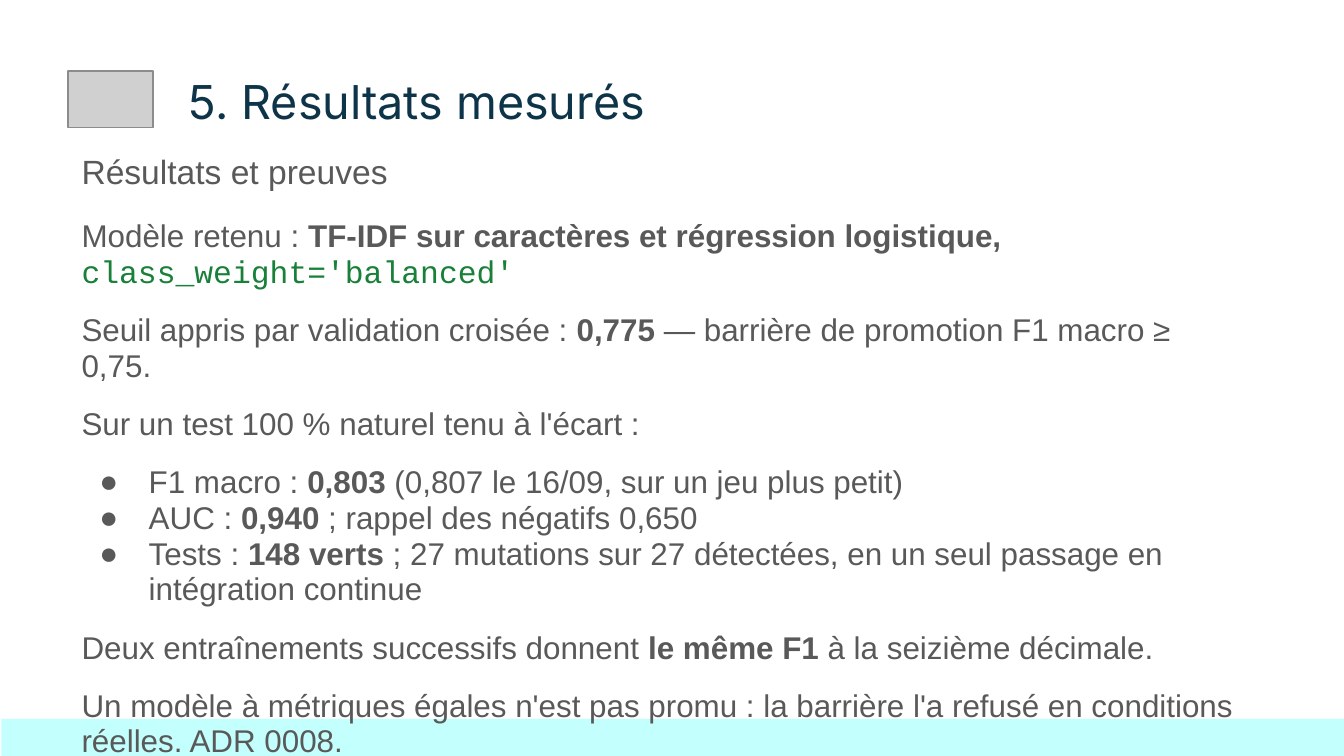
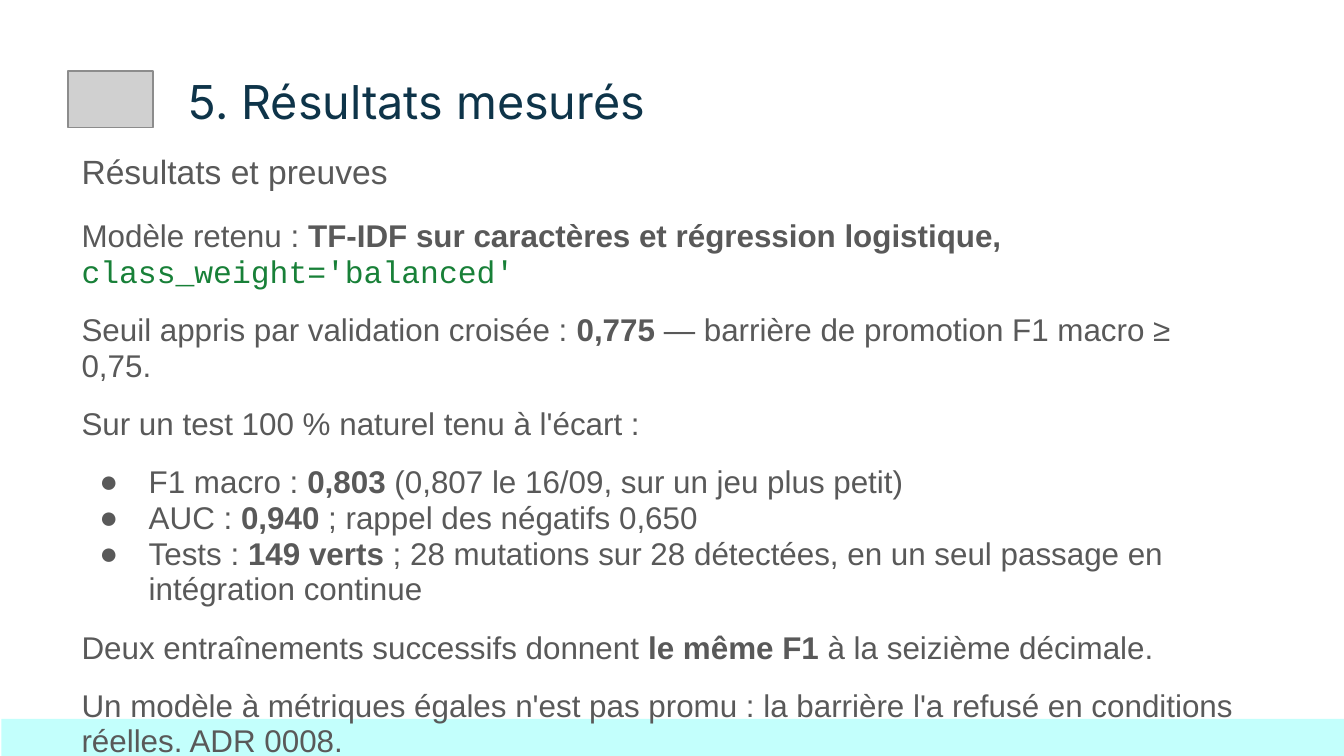
Before and after one commit to KinSushi/reviewpulse-pipeline, a slide deck: slide 7 of docs/presentation/ReviewPulse_DemoDay.pptx. Drawn at 1344x756 pixels with LibreOffice and Linux fonts; fonts in the diff are those of the drawing; grey boxes stand for pictures. Boxes give left, top, right and bottom in pixels: in the first picture for what was removed or moved away, otherwise in the second. Text is boxed around its words. In the diff, an @@ line names an element or a change of style, - is before the commit and + after.

Commit message:
La convention d'etiquettes n'a plus de copie : onze etiquettes en dur retirees, et une 28e mutation
L'ADR 0009 fait de decision.py la seule definition de la convention -- 0 pour un avis negatif -- apres l'inversion trouvee par le test de la pile. Un balayage a pourtant trouve l'etiquette negative reecrite « 0 » a sept endroits de score.py, quality.py et train.py, et a quatre du banc de comparaison. Elles lisent desormais decision.LABEL_NEGATIVE ; la valeur est la meme, le comportement ne change pas. tools/verifier_convention.sh le garantit par controle d'arbre, en integration continue : temoin, il nommait les onze endroits avant correction, sans faux positif. En cherchant ce que cette ligne protegeait, un trou : la part negative PREDITE du resume quotidien -- le chiffre que l'utilisateur lit chaque matin -- n'avait aucun test sur sa valeur, seulement sur l'existence de sa colonne. Un test la verifie (parts choisies differentes, 0,5 et 0,25, pour qu'une inversion des deux colonnes ne passe pas), et la mutation M28 l'inverse : c'est l'integration continue qui dira si elle est tuee. Documents et support alignes : 28 mutations, 149 tests.

```diff
--- a/docs/presentation/ReviewPulse_DemoDay.pptx
+++ b/docs/presentation/ReviewPulse_DemoDay.pptx
@@ text at (149,542,1163,606): text changed @@
-● Tests : 148 verts ; 27 mutations sur 27 détectées, en un seul passage en intégration continue
+● Tests : 149 verts ; 28 mutations sur 28 détectées, en un seul passage en intégration continue
```
Also in this commit, not shown: 17 other files.
